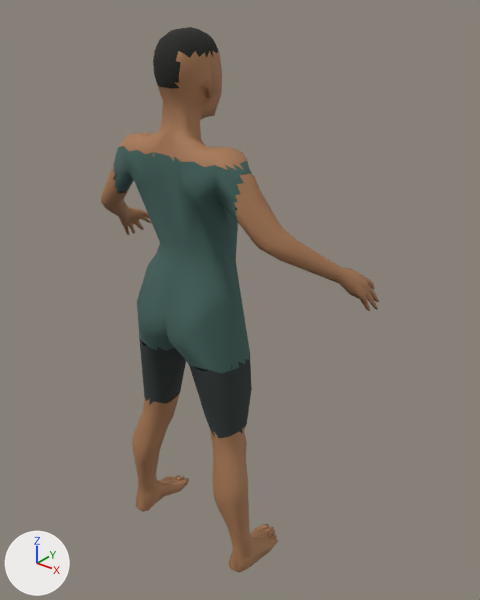
One commit to the glTF model public/assets/crew/rower-low.glb: the scene before it, then after it.
Camera for both pictures: a camera (50 mm lens) standing at (1.239, -1.278, 1.808) and looking at (0.066, 0.187, 0.899). The lights are fixed; the arrows at lower left show +X, +Y and +Z. The older version comes first.
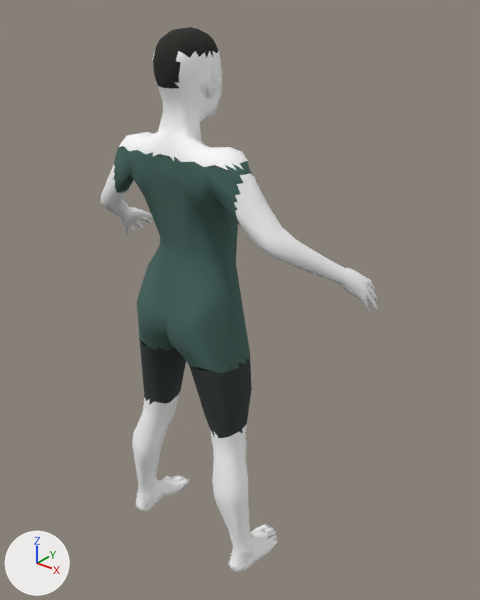
Changed parts and their boxes [x1, y1, x2, y2] in the pictures (480 x 600 px):
'Mesh_0', recoloured: [101, 48, 379, 573] in both

The change, as a diff of the scene's bpy script:
```diff
--- a/public/assets/crew/rower-low.glb.py
+++ b/public/assets/crew/rower-low.glb.py
@@ mat_skin @@
 mat_skin = principled_material('skin')
-mat_skin.base_color = (0.397, 0.191, 0.0887)  # brown #a97954
+mat_skin.base_color = (1.0, 1.0, 1.0)  # white #ffffff
 mat_skin.roughness = 0.72
```
